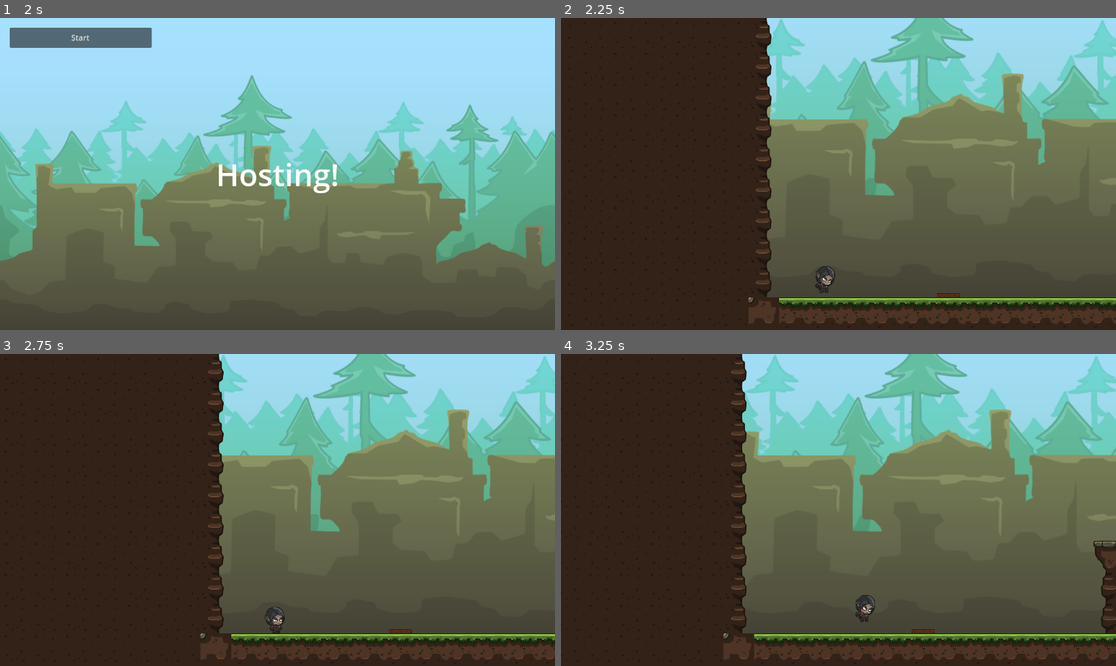
Above: before the commit, frames 1-4 (two rows, left to right).
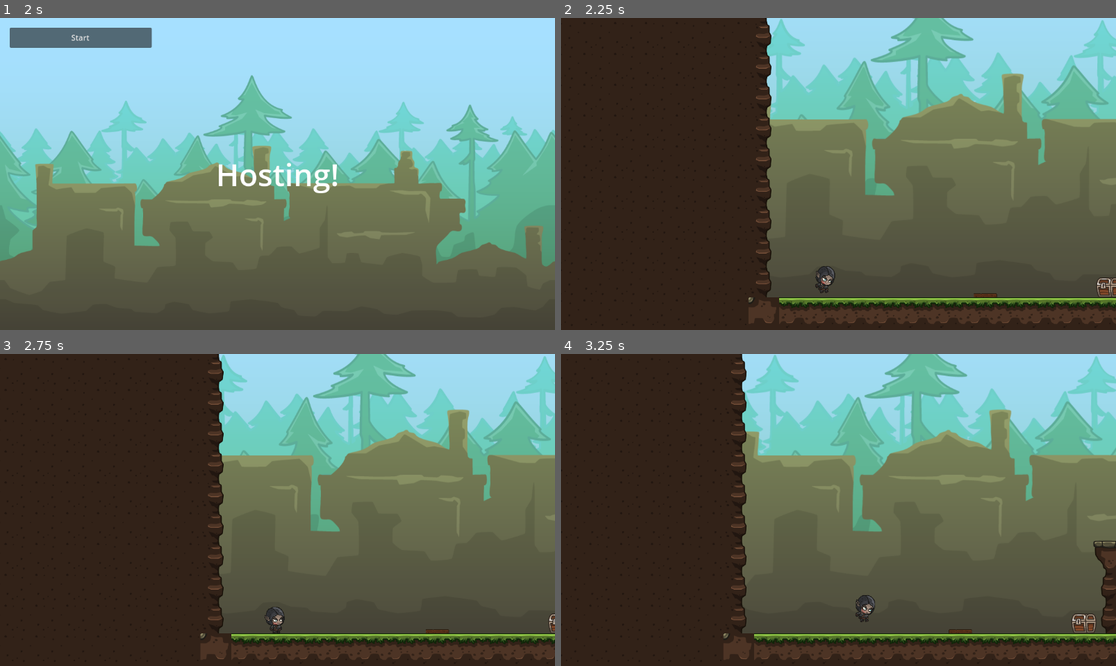
Above: after the commit, the same moments.

Repository: haseebzeeshan2010/godot-3d-multiplayer
Game: Godot game, scene res://levels/menu/menu.tscn
Same seed, same stepped clock (60 frames per second), same inputs: the game is played once before the commit and once after it.
Inputs:
- Up to frame 1 (2 s): tap Enter at 0.5 s; hold D (move_right) 0.53-1.25 s; tap E (interact) at 0.6 s; tap W (jump) at 0.77 s; click "Host" at 1.25 s
- Up to frame 2 (2.25 s): click "Start" at 2 s
- Up to frame 3 (2.75 s): no input
- Up to frame 4 (3.25 s): hold D (move_right) from 2.78 s (still down); tap E (interact) at 2.85 s; tap W (jump) at 3.02 s

Frame 1 is identical in both runs. In frame 2, 0.3% of the frame differs, in the area x 67-100%, y 83-90%; in frame 3, 0.1%; in frame 4, 0.3%, in the area x 63-97%, y 83-90%.

Commit message:
Make network synced interactables and connect chest to it

Diff:
--- a/interactables/chest/chest.gd
+++ b/interactables/chest/chest.gd
@@ -3,10 +3,6 @@
 @export var is_locked: bool = true
 @export var chest_locked: Sprite2D
 @export var chest_unlocked: Sprite2D
-
-# Called when the node enters the scene tree for the first time.
-func _ready() -> void:
-	pass # Replace with function body.
 
 func _on_interactable_interacted():
 	if is_locked:
--- a/interactables/chest/chest.tscn
+++ b/interactables/chest/chest.tscn
@@ -1,8 +1,12 @@
-[gd_scene load_steps=6 format=3 uid="uid://c1dqacti67xtj"]
+[gd_scene load_steps=8 format=3 uid="uid://c1dqacti67xtj"]
 
 [ext_resource type="Script" uid="uid://du448lo0h3kf5" path="res://interactables/chest/chest.gd" id="1_pmapc"]
 [ext_resource type="Texture2D" uid="uid://bb74mmf3rdg4r" path="res://art/objects/Chest_01_Locked.png" id="2_rh8pd"]
 [ext_resource type="Texture2D" uid="uid://ctvthkqtgqmgm" path="res://art/objects/Chest_01_Unlocked.png" id="3_1cndp"]
+[ext_resource type="PackedScene" uid="uid://dsmwkelf8vdo0" path="res://interactables/interactable.tscn" id="4_rh8pd"]
+
+[sub_resource type="CircleShape2D" id="CircleShape2D_1cndp"]
+radius = 40.0
 
 [sub_resource type="RectangleShape2D" id="RectangleShape2D_i1jmr"]
 size = Vector2(50, 40)
@@ -28,6 +32,12 @@
 scale = Vector2(0.5, 0.5)
 texture = ExtResource("3_1cndp")
 
+[node name="Interactable" parent="." instance=ExtResource("4_rh8pd")]
+
+[node name="CollisionShape2D" type="CollisionShape2D" parent="Interactable"]
+position = Vector2(0, -20)
+shape = SubResource("CircleShape2D_1cndp")
+
 [node name="StaticBody2D" type="StaticBody2D" parent="."]
 collision_mask = 0
 
@@ -38,4 +48,5 @@
 [node name="MultiplayerSynchronizer" type="MultiplayerSynchronizer" parent="."]
 replication_config = SubResource("SceneReplicationConfig_hhpgc")
 
+[connection signal="interacted" from="Interactable" to="." method="_on_interactable_interacted"]
 [connection signal="delta_synchronized" from="MultiplayerSynchronizer" to="." method="_on_multiplayer_synchronizer_delta_synchronized"]
--- /dev/null
+++ b/interactables/interactable.gd
@@ -0,0 +1,8 @@
+extends Area2D
+
+signal interacted()
+
+@rpc("any_peer", "call_local", "reliable") # Sent to all peers including sender
+func interact():
+	if multiplayer.is_server():
+		interacted.emit()
--- /dev/null
+++ b/interactables/interactable.tscn
@@ -0,0 +1,8 @@
+[gd_scene load_steps=2 format=3 uid="uid://dsmwkelf8vdo0"]
+
+[ext_resource type="Script" path="res://interactables/interactable.gd" id="1_kdhm5"]
+
+[node name="Interactable" type="Area2D"]
+collision_layer = 4
+collision_mask = 0
+script = ExtResource("1_kdhm5")
--- a/levels/level.gd
+++ b/levels/level.gd
@@ -59,3 +59,7 @@
 	if next_spawn_point_index >= len(spawn_points):
 		next_spawn_point_index = 0
 	return spawn_point
+
+
+func _on_test_interact(state: Variant) -> void:
+	pass # Replace with function body.
--- a/levels/level_01/level_01.tscn
+++ b/levels/level_01/level_01.tscn
@@ -7,6 +7,7 @@
 [ext_resource type="Texture2D" uid="uid://bujx43rcy5b85" path="res://art/backgrounds/background_02.png" id="3_gg43x"]
 [ext_resource type="PackedScene" uid="uid://dpm0sjhdt3xjc" path="res://interactables/pressure_plate/pressure_plate.tscn" id="6_71kry"]
 [ext_resource type="PackedScene" uid="uid://4p0k1pxpjg2d" path="res://interactables/door/door.tscn" id="7_aqob7"]
+[ext_resource type="PackedScene" uid="uid://c1dqacti67xtj" path="res://interactables/chest/chest.tscn" id="8_thp0t"]
 
 [sub_resource type="TileSetAtlasSource" id="TileSetAtlasSource_mckh2"]
 texture = ExtResource("1_ty3hu")
@@ -86,10 +87,13 @@
 [node name="----- Interactables -----" type="Node" parent="."]
 
 [node name="PressurePlate" parent="----- Interactables -----" instance=ExtResource("6_71kry")]
-position = Vector2(187, 122)
+position = Vector2(264, 122)
 
 [node name="Door" parent="----- Interactables -----" instance=ExtResource("7_aqob7")]
 position = Vector2(1109, 124)
+
+[node name="Chest" parent="----- Interactables -----" instance=ExtResource("8_thp0t")]
+position = Vector2(523, 125)
 
 [node name="----- Players -----" type="Node" parent="."]
 
@@ -110,3 +114,4 @@
 position = Vector2(367, 98)
 
 [connection signal="toggle" from="----- Interactables -----/PressurePlate" to="----- Interactables -----/Door" method="activate"]
+[connection signal="toggle" from="----- Interactables -----/PressurePlate" to="----- Interactables -----/Chest" method="_on_test_interact"]
--- a/player/player.gd
+++ b/player/player.gd
@@ -17,6 +17,7 @@
 var jump_count = 0
 var camera_instance
 var state = PlayerState.IDLE # Set to default state
+var current_interactable
 
 enum PlayerState {
 	IDLE,
@@ -63,6 +64,9 @@
 	var horizontal_input = Input.get_action_strength("move_right") - Input.get_action_strength("move_left")
 	velocity.x = horizontal_input * movement_speed
 	velocity.y += gravity
+
+	if Input.is_action_just_pressed("interact") and current_interactable != null:
+		current_interactable.interact.rpc_id(1) # Send interact request to server(peer ID 1)
 
 	#Handle Movement States
 	handle_movement_state()
@@ -141,3 +145,12 @@
 	# Jump Cancelling
 	if Input.is_action_just_released("jump") and velocity.y < 0.0:
 		velocity.y = 0.0
+
+# Interaction Handling
+func _on_interaction_handler_area_entered(area: Area2D) -> void:
+	current_interactable = area
+
+
+func _on_interaction_handler_area_exited(area: Area2D) -> void:
+	if current_interactable == area:
+		current_interactable = null
--- a/player/player.tscn
+++ b/player/player.tscn
@@ -303,6 +303,9 @@
 "speed": 24.0
 }]
 
+[sub_resource type="RectangleShape2D" id="RectangleShape2D_b2j0d"]
+size = Vector2(200, 500)
+
 [sub_resource type="SceneReplicationConfig" id="SceneReplicationConfig_b2j0d"]
 properties/0/path = NodePath(".:position")
 properties/0/spawn = true
@@ -334,7 +337,17 @@
 autoplay = "idle"
 frame_progress = 0.16522083
 
+[node name="InteractionHandler" type="Area2D" parent="AnimatedSprite2D"]
+collision_layer = 0
+collision_mask = 4
+
+[node name="CollisionShape2D" type="CollisionShape2D" parent="AnimatedSprite2D/InteractionHandler"]
+position = Vector2(250, 45)
+shape = SubResource("RectangleShape2D_b2j0d")
+
 [node name="MultiplayerSynchronizer" type="MultiplayerSynchronizer" parent="."]
 replication_config = SubResource("SceneReplicationConfig_b2j0d")
 
 [connection signal="animation_finished" from="AnimatedSprite2D" to="." method="_on_animated_sprite_2d_animation_finished"]
+[connection signal="area_entered" from="AnimatedSprite2D/InteractionHandler" to="." method="_on_interaction_handler_area_entered"]
+[connection signal="area_exited" from="AnimatedSprite2D/InteractionHandler" to="." method="_on_interaction_handler_area_exited"]
--- a/project.godot
+++ b/project.godot
@@ -50,3 +50,4 @@
 
 2d_physics/layer_1="Default"
 2d_physics/layer_2="Player"
+2d_physics/layer_3="Interactable"
Not shown, added: interactables/interactable.gd.uid
Not shown: 1 places in levels/level_01/level_01.tscn that only renumber resources
Not shown: 1 places in player/player.tscn that only renumber resources
